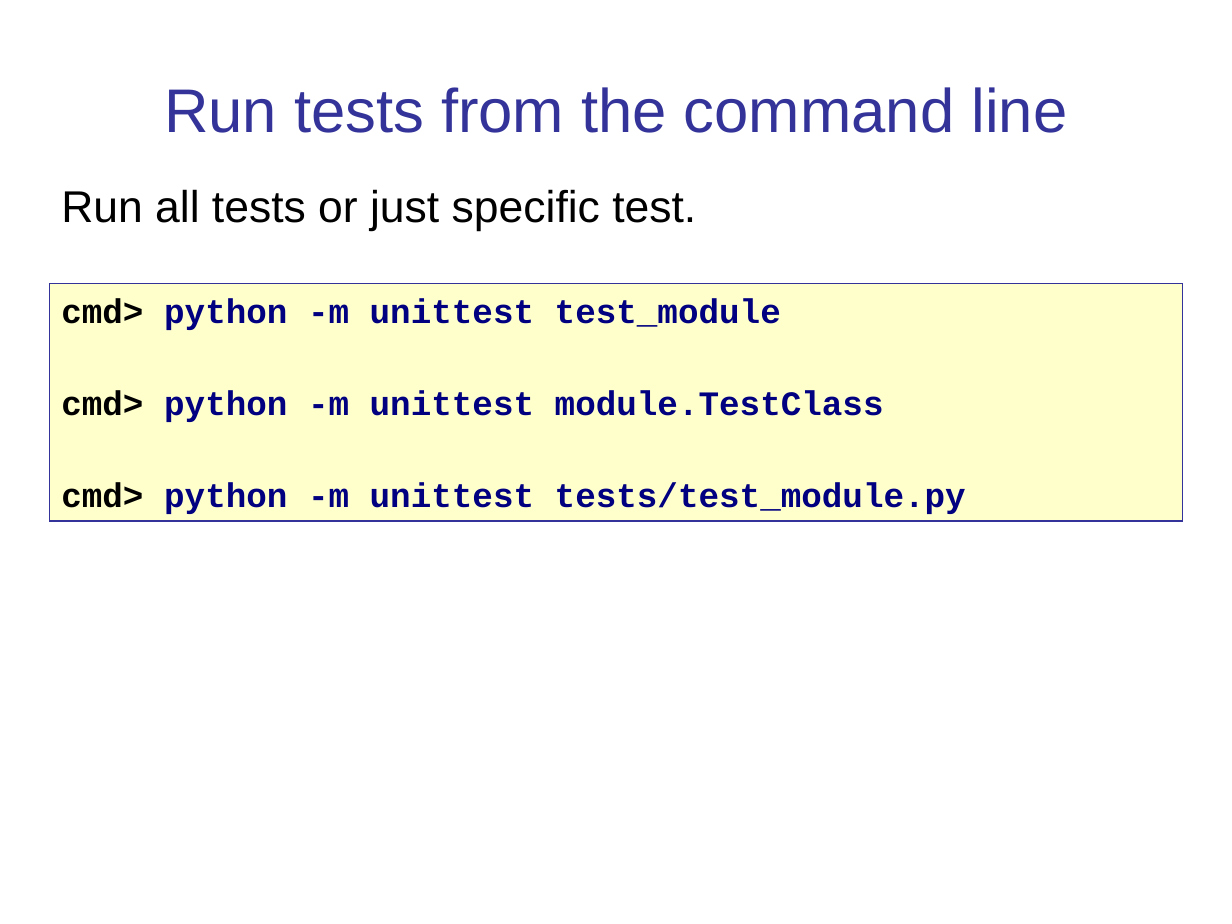
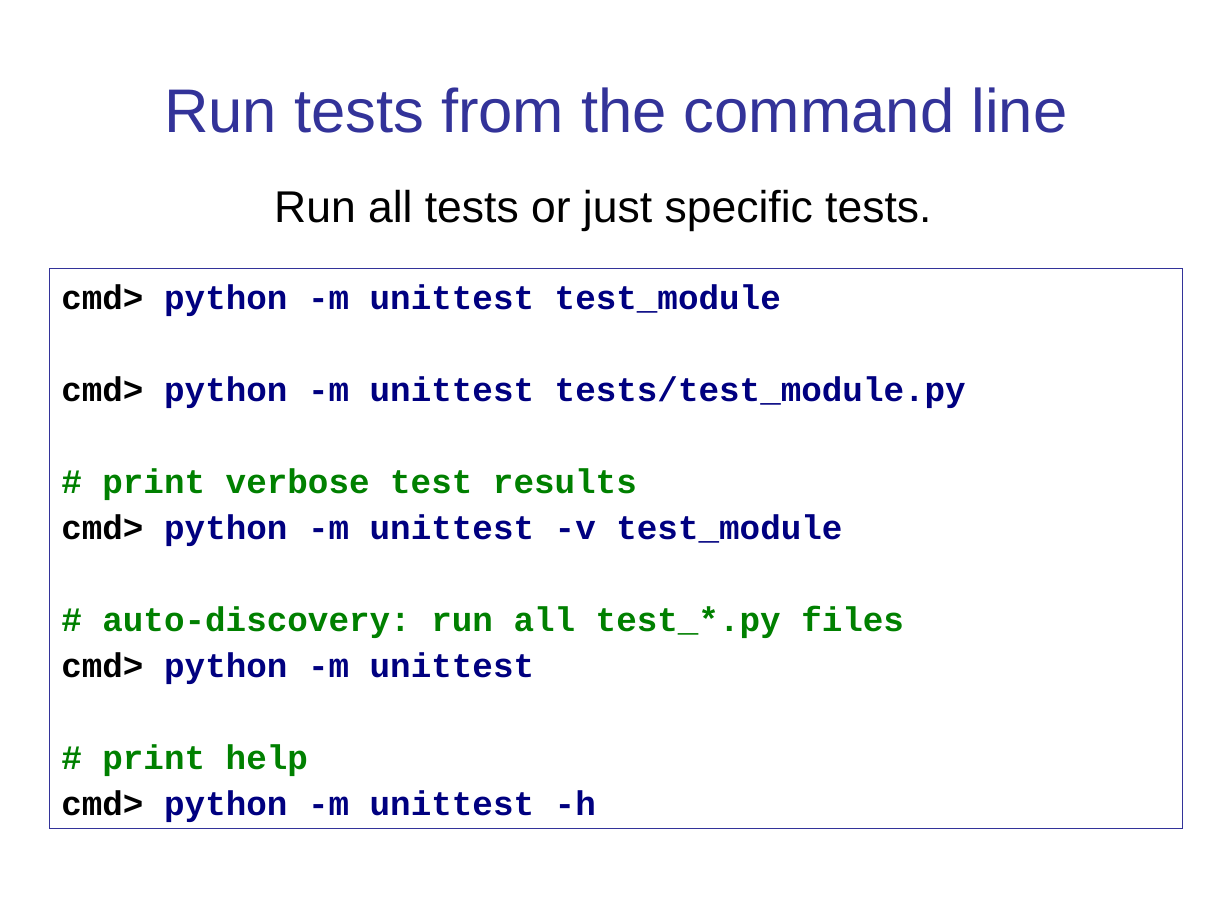
Before and after one commit to cpske/ISP, a slide deck: slide 6 of testing/PythonUnitTesting.ppt (slide 4 before the commit). Drawn at 1232x924 pixels with LibreOffice and Linux fonts; fonts in the diff are those of the drawing. Boxes give left, top, right and bottom in pixels: in the first picture for what was removed or moved away, otherwise in the second. Text is boxed around its words. In the diff, an @@ line names an element or a change of style, - is before the commit and + after.

```diff
--- a/testing/PythonUnitTesting.ppt
+++ b/testing/PythonUnitTesting.ppt
@@ text at [274, 189, 931, 232]: text changed @@
-Run all tests or just specific test.
+Run all tests or just specific tests.
@@ rectangle "cmd> python -m unittest test_module": place and size @@
-rectangle "cmd> python -m unittest test_module" at [49, 283, 1183, 521]
+rectangle "cmd> python -m unittest test_module" at [49, 269, 1183, 828]
@@ rectangle "cmd> python -m unittest test_module" at [49, 269, 1183, 828]: fill #FFFFCC to #FFFFFF @@
@@ text in rectangle at [61, 390, 884, 422]: paragraph removed @@
-cmd> python -m unittest module.TestClass
@@ text in rectangle at [61, 468, 904, 822]: paragraphs added @@
+# print verbose test results
+cmd> python -m unittest -v test_module
+# auto-discovery: run all test_*.py files
+cmd> python -m unittest
+# print help
+cmd> python -m unittest -h
```
Also in this commit, not shown: 17 other slides changed, 3 slides added, 4 other files.
